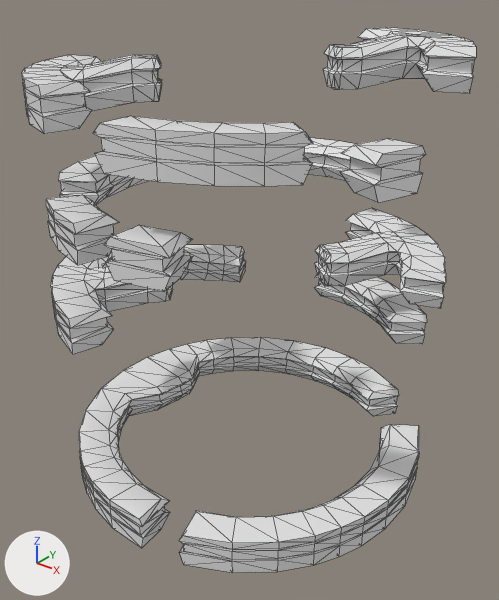
The FBX model Assets/Models/Level 1/PlatformsV2.FBX, before and after one commit.
Both versions are drawn from a 50 mm camera at (73.9, -262.3, 19.9) aimed at (38.6, -218.1, -7.4). Arrows for +X, +Y and +Z are at lower left; the lights stay in place. Mesh edges are drawn as thin lines.

The older version as bpy lines, for what is in view:
```python
me_mesh = bpy.data.meshes.new('Mesh')
me_mesh.from_pydata(...)  # 1280 vertices, 2504 faces; spans x -17.2..16.7, y -16.9..16.8, z -19.3..19.7
ob_object092 = bpy.data.objects.new('Object092', me_mesh)
ob_object092.location = (37.96, -217.33, -4.92)
```
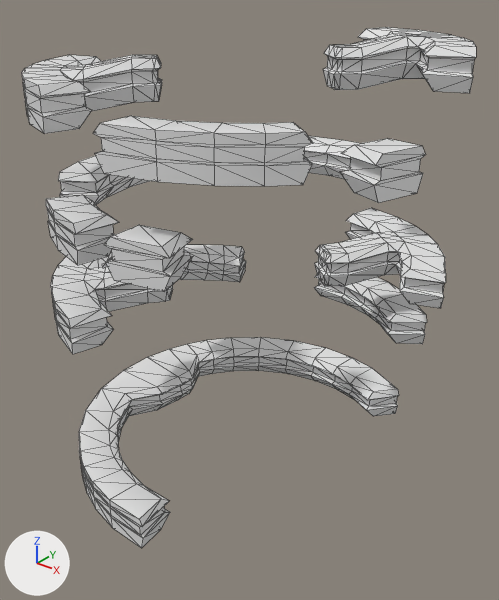
Changed parts and their boxes (x1, y1, x2, y2) in the pictures (499 x 600 px; the box of a moved part takes in the faces that stretch with it):
'Object092', reshaped
    before: (21, 27, 476, 572)
    after: (21, 27, 476, 548)
part 1 of me_mesh, moved or reshaped
    before: (304, 138, 355, 181)
    after: (304, 136, 361, 179)
part 2 of me_mesh, deleted
    before: (179, 424, 419, 572)

The change, as a diff of the scene's bpy script:
```diff
--- a/Assets/Models/Level 1/PlatformsV2.FBX.py
+++ b/Assets/Models/Level 1/PlatformsV2.FBX.py
@@ me_mesh @@
 me_mesh.from_pydata(...)  # 1280 vertices, 2504 faces; spans x -17.2..16.7, y -16.9..16.8, z -19.3..19.7
 # used by ob_object092; location = (37.96, -217.33, -4.92)
+# me_mesh part 1: the loose piece of 36 vertices spanning x -5.9..3.2, y 12.3..16.6, z 5.3..8.5 is turned -2.5 degrees about the z axis through its middle, then moved by (0.0, 0.6, 0.0)
+# me_mesh part 2: the loose piece of 120 vertices spanning x 4.2..16.7, y -15.9..9.6, z -19.3..-16.1 is deleted
```
